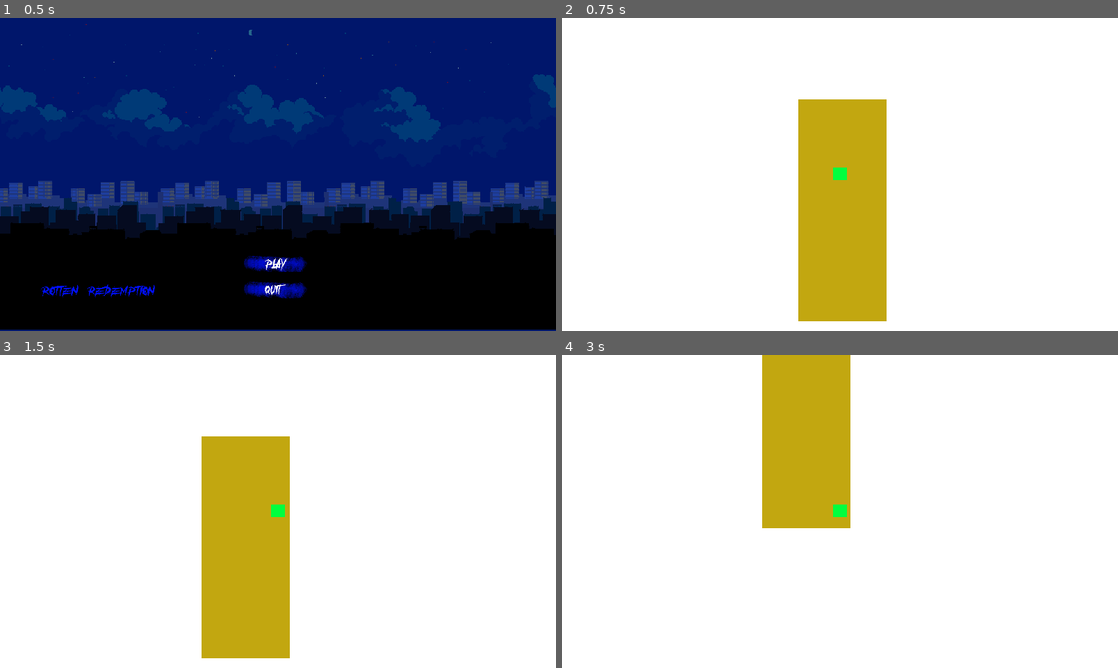
Above: before the commit, frames 1-4 (two rows, left to right).
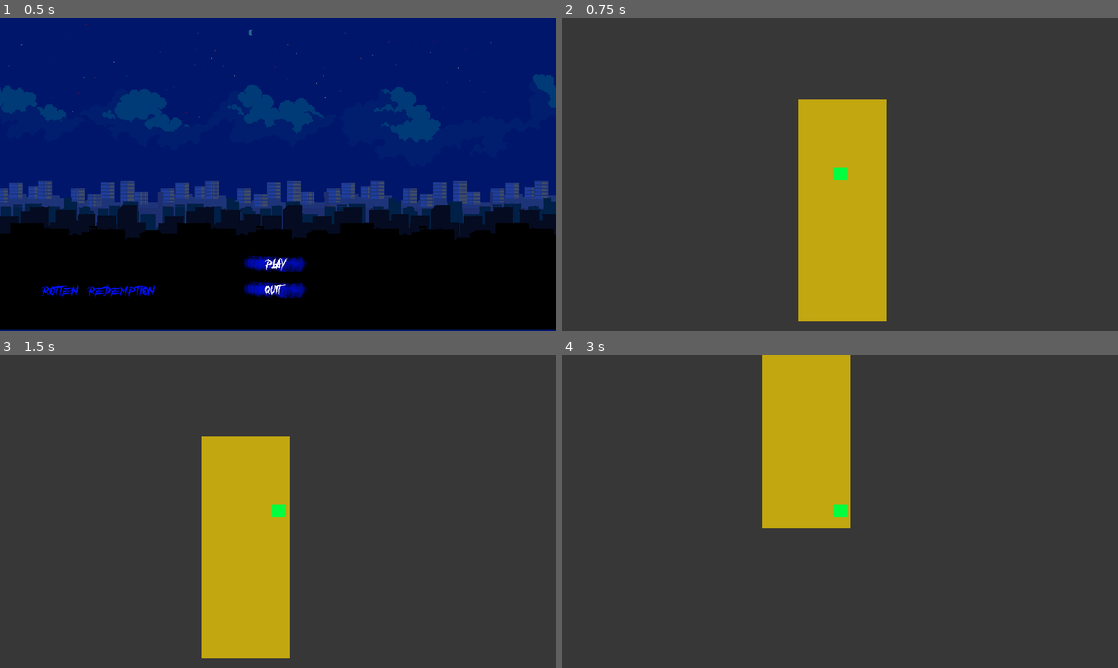
Above: after the commit, the same moments.

Repository: SysForgeStudio/rotten-redemption
Game: Godot game, scene res://Menu/main_menu.tscn
Two runs of this game, one before a commit and one after it. Both use one fixed random seed, a clock stepped at 60 frames per second and the inputs below.
Inputs (mouse positions are in pixels of both pictures, inside the frame that each line leads up to):
- Up to frame 1 (0.5 s): no input
- Up to frame 2 (0.75 s): click (840, 265) at 0.5 s
- Up to frame 3 (1.5 s): tap Enter at 1.25 s; hold D (move_right) from 1.28 s (still down)
- Up to frame 4 (3 s): tap Space at 2 s; release D (move_right) at 2.03 s; hold S (move_down) 2.03-2.78 s; hold D (move_right) from 2.78 s (still down)

Frame 1 is identical in both runs. In frame 2, 89% of the frame differs, in the area x 0-100%, y 0-100%; in frame 3, 89%; in frame 4, 91%.

Commit message:
Zombie movement and sprite

Diff:
--- a/Mobs/mob.gd
+++ b/Mobs/mob.gd
@@ -1,18 +1,31 @@
 extends CharacterBody2D
 
-var speed = 900
-var speed_multiplier = 6
+var speed = 1200
+var speed_multiplier = 1
 var direction_after_change
+var is_eating = false
+
 
 @onready var base = get_node("/root/World/Base")
 @onready var player = get_node("/root/World/Player")
+@onready var zombie = get_node("Zombie")
+
+func _ready():
+	zombie.play("Walk")
 
 func _physics_process(delta):
 	velocity.x = speed * delta * speed_multiplier
 	move_and_slide()
 
+	if velocity.x <= 1:
+		velocity.x = 0
+		is_eating = true;
+		zombie.play("Idle")
+
 func _change_movement_to_player():
 	speed = 100
+	zombie.play("Walk")
+	is_eating = false
 	direction_after_change = global_position.direction_to(player.global_position)
 	velocity = direction_after_change * speed
 	move_and_slide()
--- a/Mobs/mob.tscn
+++ b/Mobs/mob.tscn
@@ -1,20 +1,115 @@
-[gd_scene load_steps=4 format=3 uid="uid://c2csgaxwfrns0"]
+[gd_scene load_steps=24 format=3 uid="uid://c2csgaxwfrns0"]
 
 [ext_resource type="Script" path="res://Mobs/mob.gd" id="1_5sddr"]
-[ext_resource type="Texture2D" uid="uid://nc5f4txkqy84" path="res://Assets/mob.png" id="1_8d334"]
+[ext_resource type="Texture2D" uid="uid://blkmwdlni1i0g" path="res://Assets/Zombie_idle/Zombie_idle1.png" id="2_ou1ek"]
+[ext_resource type="Texture2D" uid="uid://b76fip43hvp1p" path="res://Assets/Zombie_idle/Zombie_idle2.png" id="3_nv0se"]
+[ext_resource type="Texture2D" uid="uid://jgg75tiexwy6" path="res://Assets/Zombie_idle/Zombie_idle3.png" id="4_7gmxu"]
+[ext_resource type="Texture2D" uid="uid://ddf50sgsuadwq" path="res://Assets/Zombie_idle/Zombie_idle4.png" id="5_r6kpn"]
+[ext_resource type="Texture2D" uid="uid://fm058emuwv0c" path="res://Assets/Zombie_idle/Zombie_idle5.png" id="6_nvo0g"]
+[ext_resource type="Texture2D" uid="uid://uqcmpggfxswp" path="res://Assets/Zombie_idle/Zombie_idle6.png" id="7_jv358"]
+[ext_resource type="Texture2D" uid="uid://bifii5ynbqiey" path="res://Assets/Zombie_idle/Zombie_idle7.png" id="8_1y8k8"]
+[ext_resource type="Texture2D" uid="uid://cogpsucci3tf5" path="res://Assets/Zombie_idle/Zombie_idle8.png" id="9_cj4n8"]
+[ext_resource type="Texture2D" uid="uid://c7gqyffonhlm" path="res://Assets/Zombie_idle/Zombie_idle9.png" id="10_6gddw"]
+[ext_resource type="Texture2D" uid="uid://b0b3xlgxdn17r" path="res://Assets/Zombie_idle/Zombie_idle10.png" id="11_yjlg0"]
+[ext_resource type="Texture2D" uid="uid://cd2swsy6synvs" path="res://Assets/Zombie_walk/Zombie_Walk1.png" id="12_qk0hd"]
+[ext_resource type="Texture2D" uid="uid://bo2wwvvjdt537" path="res://Assets/Zombie_walk/Zombie_Walk2.png" id="13_yeqni"]
+[ext_resource type="Texture2D" uid="uid://ccwtq36si45w3" path="res://Assets/Zombie_walk/Zombie_Walk3.png" id="14_q07y2"]
+[ext_resource type="Texture2D" uid="uid://cnokxnd55k4wv" path="res://Assets/Zombie_walk/Zombie_Walk4.png" id="15_amgjy"]
+[ext_resource type="Texture2D" uid="uid://blsxxrk26c8s7" path="res://Assets/Zombie_walk/Zombie_Walk5.png" id="16_5muoj"]
+[ext_resource type="Texture2D" uid="uid://dw71cxbhxvdx2" path="res://Assets/Zombie_walk/Zombie_Walk6.png" id="17_7s732"]
+[ext_resource type="Texture2D" uid="uid://bwxfb3lbaqvmb" path="res://Assets/Zombie_walk/Zombie_Walk7.png" id="18_ko0x1"]
+[ext_resource type="Texture2D" uid="uid://4dbhkx3i3svm" path="res://Assets/Zombie_walk/Zombie_Walk8.png" id="19_lixvm"]
+[ext_resource type="Texture2D" uid="uid://b0f7ggqunacbg" path="res://Assets/Zombie_walk/Zombie_Walk9.png" id="20_kl8ca"]
+[ext_resource type="Texture2D" uid="uid://b2kuow3mcjmkv" path="res://Assets/Zombie_walk/Zombie_Walk10.png" id="21_qsgap"]
+
+[sub_resource type="SpriteFrames" id="SpriteFrames_tckdo"]
+animations = [{
+"frames": [{
+"duration": 1.0,
+"texture": ExtResource("2_ou1ek")
+}, {
+"duration": 1.0,
+"texture": ExtResource("3_nv0se")
+}, {
+"duration": 1.0,
+"texture": ExtResource("4_7gmxu")
+}, {
+"duration": 1.0,
+"texture": ExtResource("5_r6kpn")
+}, {
+"duration": 1.0,
+"texture": ExtResource("6_nvo0g")
+}, {
+"duration": 1.0,
+"texture": ExtResource("7_jv358")
+}, {
+"duration": 1.0,
+"texture": ExtResource("8_1y8k8")
+}, {
+"duration": 1.0,
+"texture": ExtResource("9_cj4n8")
+}, {
+"duration": 1.0,
+"texture": ExtResource("10_6gddw")
+}, {
+"duration": 1.0,
+"texture": ExtResource("11_yjlg0")
+}],
+"loop": true,
+"name": &"Idle",
+"speed": 5.0
+}, {
+"frames": [{
+"duration": 1.0,
+"texture": ExtResource("12_qk0hd")
+}, {
+"duration": 1.0,
+"texture": ExtResource("13_yeqni")
+}, {
+"duration": 1.0,
+"texture": ExtResource("14_q07y2")
+}, {
+"duration": 1.0,
+"texture": ExtResource("15_amgjy")
+}, {
+"duration": 1.0,
+"texture": ExtResource("16_5muoj")
+}, {
+"duration": 1.0,
+"texture": ExtResource("17_7s732")
+}, {
+"duration": 1.0,
+"texture": ExtResource("18_ko0x1")
+}, {
+"duration": 1.0,
+"texture": ExtResource("19_lixvm")
+}, {
+"duration": 1.0,
+"texture": ExtResource("20_kl8ca")
+}, {
+"duration": 1.0,
+"texture": ExtResource("21_qsgap")
+}],
+"loop": true,
+"name": &"Walk",
+"speed": 15.0
+}]
 
 [sub_resource type="RectangleShape2D" id="RectangleShape2D_u371c"]
-size = Vector2(42, 42)
+size = Vector2(38, 120)
 
 [node name="Mob" type="CharacterBody2D"]
-collision_mask = 133
+collision_mask = 132
 script = ExtResource("1_5sddr")
 
-[node name="Sprite2D" type="Sprite2D" parent="."]
-position = Vector2(21, 21)
-scale = Vector2(1.3125, 1.3125)
-texture = ExtResource("1_8d334")
+[node name="Zombie" type="AnimatedSprite2D" parent="."]
+position = Vector2(43.3906, 49.1185)
+scale = Vector2(2.35392, 2.35392)
+sprite_frames = SubResource("SpriteFrames_tckdo")
+animation = &"Walk"
+autoplay = "Walk"
+frame_progress = 0.0604938
 
 [node name="CollisionShape2D" type="CollisionShape2D" parent="."]
-position = Vector2(21, 21)
+position = Vector2(50, 50)
 shape = SubResource("RectangleShape2D_u371c")
--- a/World/background.tscn
+++ b/World/background.tscn
@@ -6,3 +6,4 @@
 [node name="ColorRect" type="ColorRect" parent="."]
 offset_right = 1922.0
 offset_bottom = 1084.0
+color = Color(0.215686, 0.215686, 0.215686, 1)
Binary file added: Assets/Zombie_Parts/Parts/Body.png
Not shown, added: Assets/Zombie_Parts/Parts/Body.png.import
Binary file added: Assets/Zombie_Parts/Parts/Hand_L.png
Not shown, added: Assets/Zombie_Parts/Parts/Hand_L.png.import
Binary file added: Assets/Zombie_Parts/Parts/Hand_R.png
Not shown, added: Assets/Zombie_Parts/Parts/Hand_R.png.import
Binary file added: Assets/Zombie_Parts/Parts/Head.png
Not shown, added: Assets/Zombie_Parts/Parts/Head.png.import
Binary file added: Assets/Zombie_Parts/Parts/Leg_L.png
Not shown, added: Assets/Zombie_Parts/Parts/Leg_L.png.import
Binary file added: Assets/Zombie_Parts/Parts/Leg_R.png
Not shown, added: Assets/Zombie_Parts/Parts/Leg_R.png.import
(and 63 more such lines)
